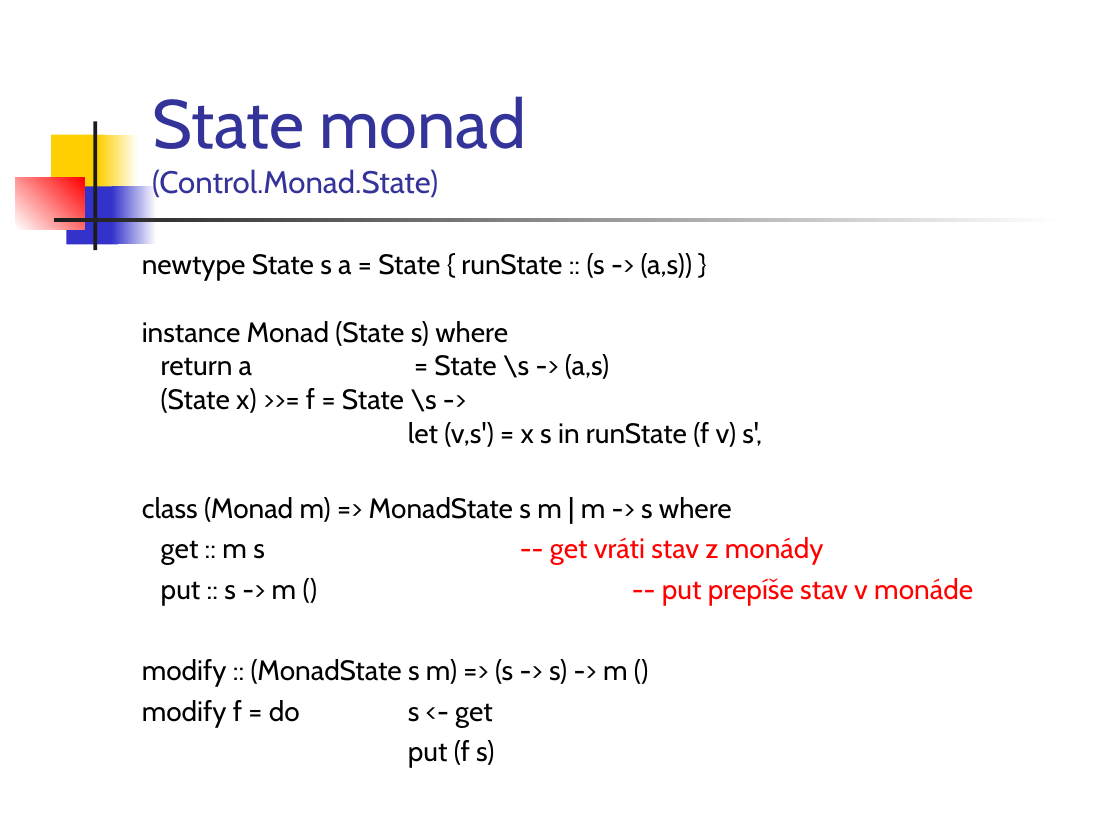
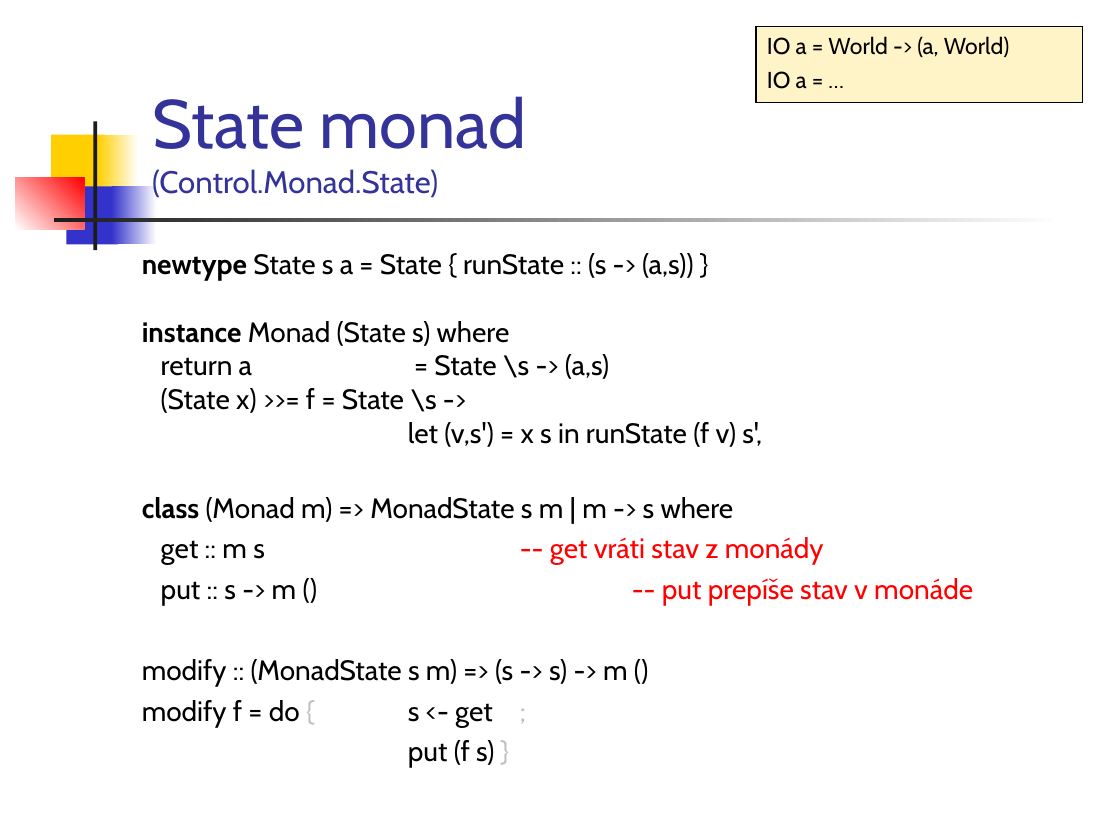
Before and after one commit to Funkcionalne/Prednasky, a slide deck: slide 29 of 12/12_fpro.ppt. Drawn at 1120x840 pixels with LibreOffice and Linux fonts; fonts in the diff are those of the drawing. Boxes give left, top, right and bottom in pixels: in the first picture for what was removed or moved away, otherwise in the second. Text is boxed around its words. In the diff, an @@ line names an element or a change of style, - is before the commit and + after.

```diff
--- a/12/12_fpro.ppt
+++ b/12/12_fpro.ppt
@@ rectangle added at (x1=756, y1=26, x2=1083, y2=102), fill #FFF4C8, outline #000000 0.74 pt, 14.8 pt, text #000000 @@
+IO a = World -> (a, World)
+IO a = …
@@ text at (x1=142, y1=253, x2=734, y2=522): bold on in "newtype", "instance", "class" @@
@@ text at (x1=142, y1=700, x2=494, y2=768): text changed @@
-modify f = do s <- get
-put (f s)
+modify f = do { s <- get ;
+put (f s) }
```
Also in this commit, not shown: 15 other slides changed, 3 slides added, 1 slide removed, 5 other files.
